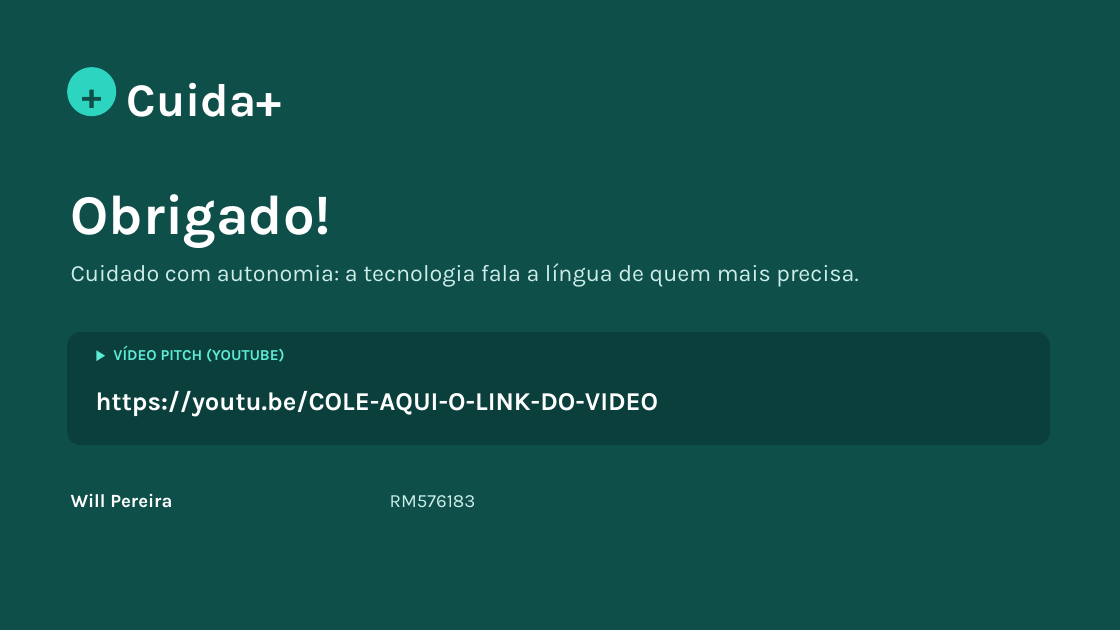
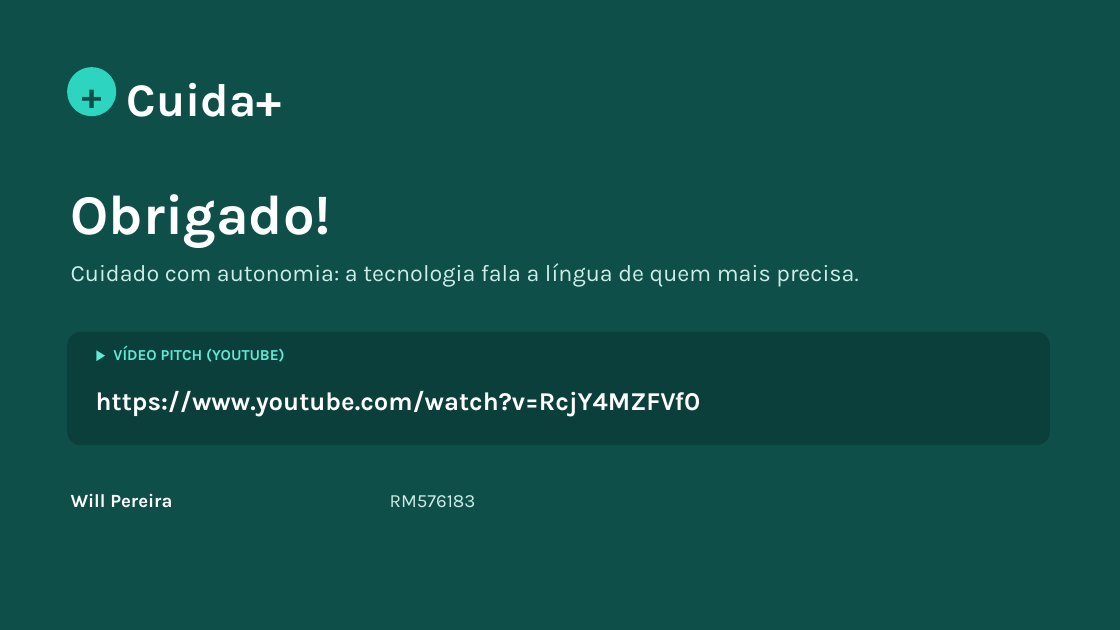
Before and after one commit to willqa2026/FIAP, a slide deck: slide 27 of GlobalSolution_CuidaMais/GS_CuidaMais_RM576183.pptx. Drawn at 1120x630 pixels with LibreOffice and Linux fonts; fonts in the diff are those of the drawing. Boxes give left, top, right and bottom in pixels: in the first picture for what was removed or moved away, otherwise in the second. Text is boxed around its words. In the diff, an @@ line names an element or a change of style, - is before the commit and + after.

```diff
--- a/GlobalSolution_CuidaMais/GS_CuidaMais_RM576183.pptx
+++ b/GlobalSolution_CuidaMais/GS_CuidaMais_RM576183.pptx
@@ text at box(96, 391, 701, 416): text changed @@
-https://youtu.be/COLE-AQUI-O-LINK-DO-VIDEO
+https://www.youtube.com/watch?v=RcjY4MZFVf0
```
Also in this commit, not shown: 1 other file.
